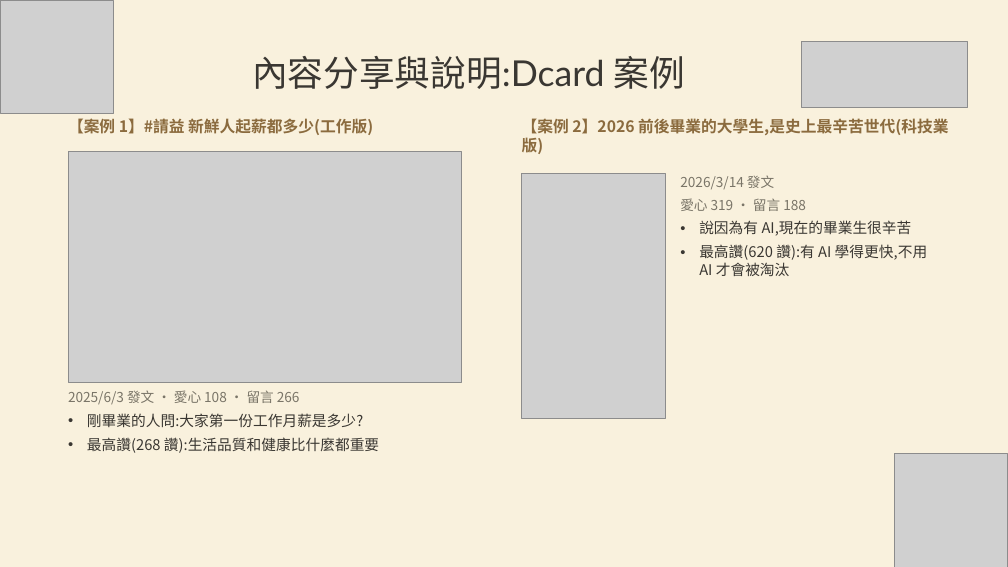
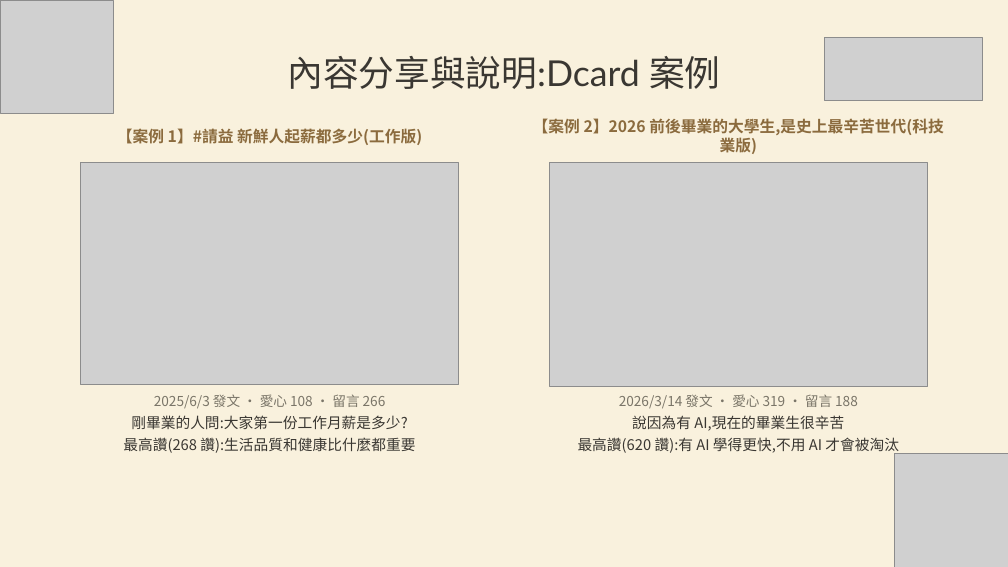
Before and after one commit to tobychien/project-hub, a slide deck: slide 4 of deliverables/邱偉浩-元智大學-10月B.pptx. Drawn at 1008x567 pixels with LibreOffice and Linux fonts; fonts in the diff are those of the drawing; grey boxes stand for pictures. Boxes give left, top, right and bottom in pixels: in the first picture for what was removed or moved away, otherwise in the second. Text is boxed around its words. In the diff, an @@ line names an element or a change of style, - is before the commit and + after.

```diff
--- a/deliverables/邱偉浩-元智大學-10月B.pptx
+++ b/deliverables/邱偉浩-元智大學-10月B.pptx
@@ text "內容分享與說明:Dcard 案例": place and size @@
-text "內容分享與說明:Dcard 案例" at (252, 56, 685, 89)
+text "內容分享與說明:Dcard 案例" at (288, 56, 720, 89)
@@ picture: place and size @@
-picture at (802, 42, 968, 107)
+picture at (824, 38, 983, 101)
@@ text "【案例 1】#請益 新鮮人起薪都多少(工作版)" at (117, 128, 422, 145): alignment left to centre; more space between paragraphs; vertical alignment top to middle @@
@@ text "【案例 2】2026 前後畢業的大學生,是史上最辛苦世代(科技業版)": place and size @@
-text "【案例 2】2026 前後畢業的大學生,是史上最辛苦世代(科技業版)" at (522, 118, 948, 154)
+text "【案例 2】2026 前後畢業的大學生,是史上最辛苦世代(科技業版)" at (533, 118, 944, 154)
@@ text "【案例 2】2026 前後畢業的大學生,是史上最辛苦世代(科技業版)" at (533, 118, 944, 154): alignment left to centre; more space between paragraphs; vertical alignment top to middle @@
@@ picture: place and size @@
-picture at (68, 151, 461, 383)
+picture at (81, 163, 459, 385)
@@ picture: place and size @@
-picture at (522, 174, 665, 419)
+picture at (550, 163, 928, 386)
@@ text "2025/6/3 發文 ・ 愛心 108 ..." at (123, 394, 415, 453): alignment left to centre; less space between paragraphs; bullet • to none @@
@@ text "2026/3/14 發文 ・ 愛心 319 ...": place and size @@
-text "2026/3/14 發文 ・ 愛心 319 ..." at (680, 176, 927, 276)
+text "2026/3/14 發文 ・ 愛心 319 ..." at (578, 394, 899, 454)
@@ text at (578, 415, 899, 454): alignment left to centre; bullet • to none; less space between paragraphs @@
@@ text at (619, 394, 858, 409): text changed @@
-2026/3/14 發文
-愛心 319 ・ 留言 188
+2026/3/14 發文 ・ 愛心 319 ・ 留言 188
```
Also in this commit, not shown: 7 other slides changed, 1 slide added, 1 slide removed, 1 other file.
